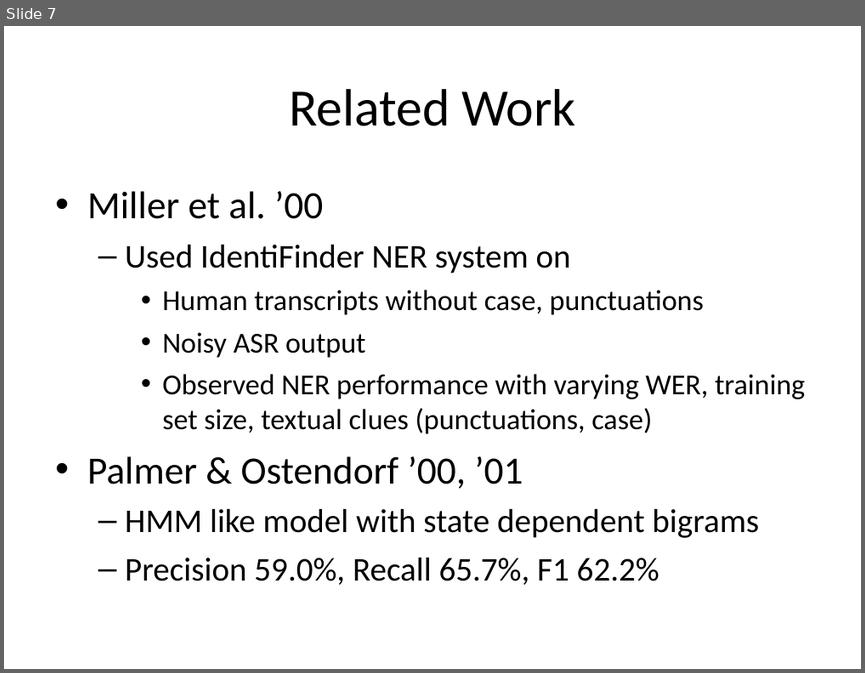
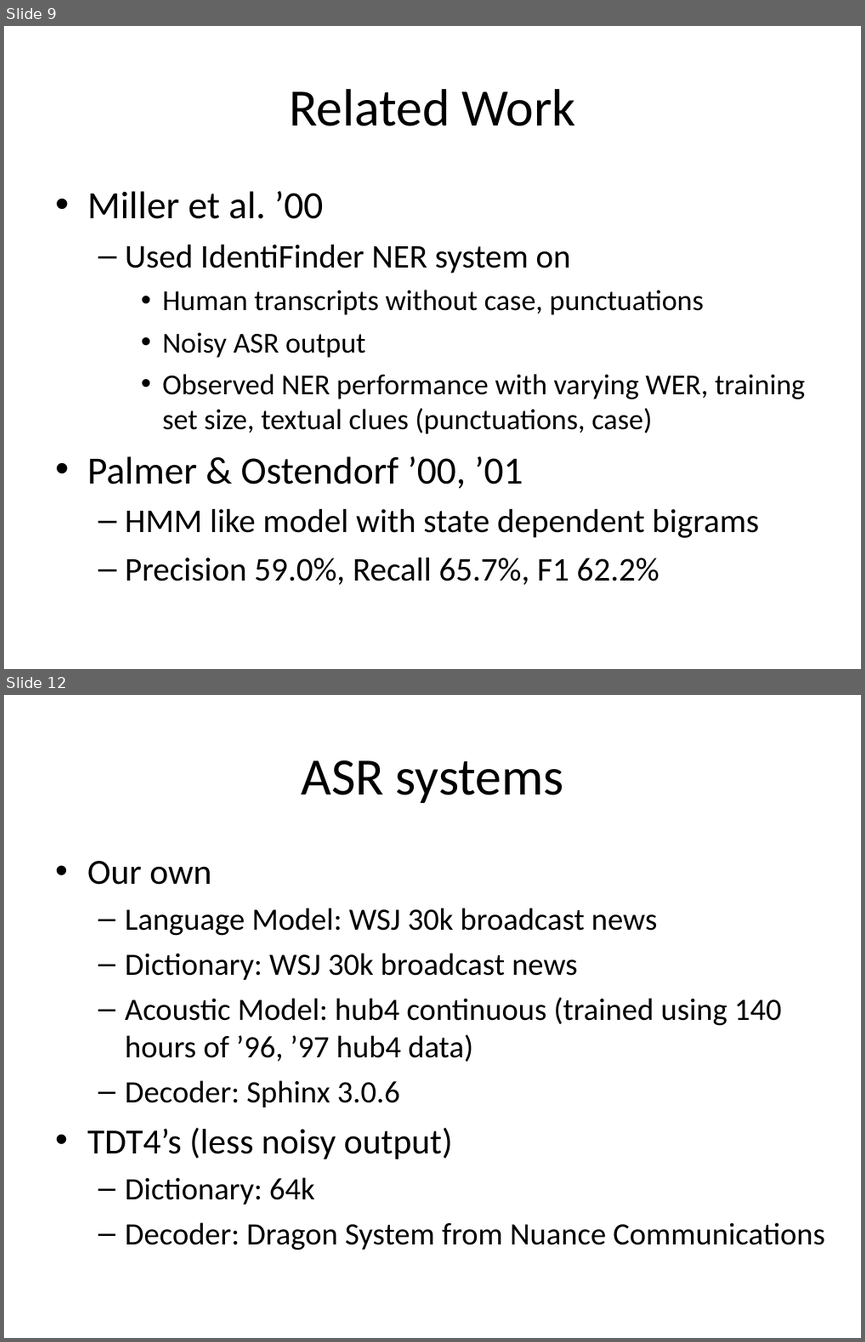
Before and after one commit to dimidd/ner-asr, a slide deck: doc/11748-A-M-DEC-02.ppt. Shown one above the other, each under a label of ours: slide 7 before the commit, slides 9 and 12 after it; the slides between them are not shown. The pictures are 865x673 and 865x1342 pixels, drawn with LibreOffice and Linux fonts; fonts in the diff are those of the drawing. Boxes give left, top, right and bottom in pixels: in the first picture for what was removed or moved away, otherwise in the second. Text is boxed around its words. In the diff, an @@ line names an element or a change of style, - is before the commit and + after.

```diff
--- a/doc/11748-A-M-DEC-02.ppt
+++ b/doc/11748-A-M-DEC-02.ppt
@@ slide 12 added at [4,695,861,1338], background #FFFFFF @@
@@ title added at [301,760,564,803], 49 pt, text #000000 @@
+ASR systems
@@ text added at [87,861,824,1250], 29 pt, text #000000 @@
+• Our own
+  – Language Model: WSJ 30k broadcast news
+  – Dictionary: WSJ 30k broadcast news
+  – Acoustic Model: hub4 continuous (trained using 140 hours of ’96, ’97 hub4 data)
+  – Decoder: Sphinx 3.0.6
+• TDT4’s (less noisy output)
+  – Dictionary: 64k
+  – Decoder: Dragon System from Nuance Communications
@@ what was slide 7 is now slide 9 @@
```
Also in this commit, not shown: 5 slides changed, 6 other slides added, 2 other files.
